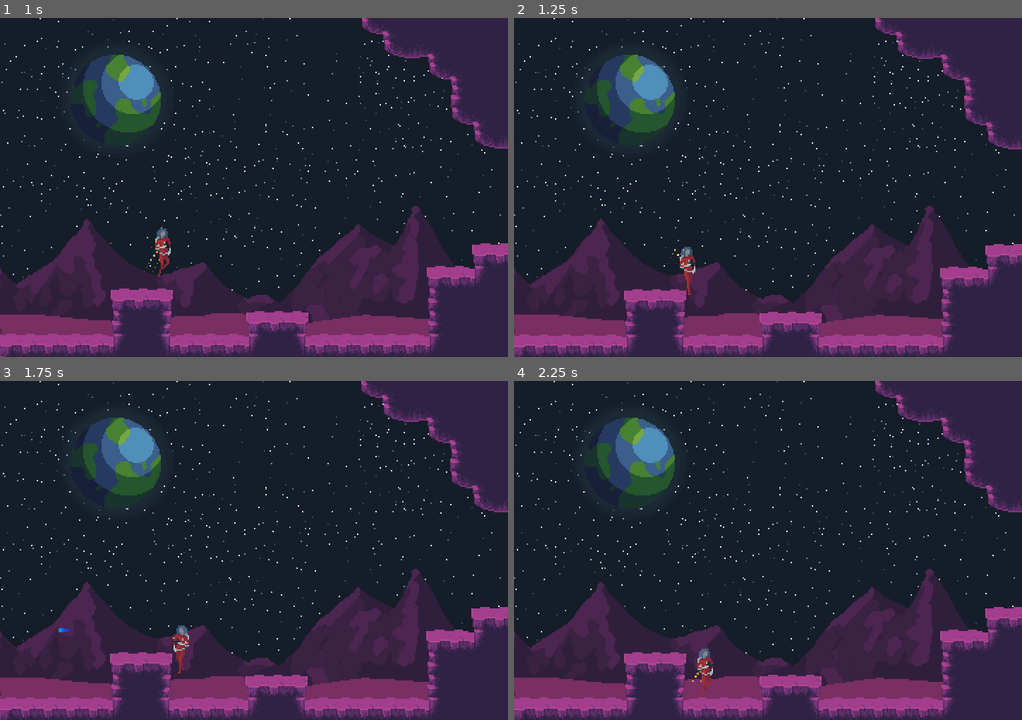
Above: before the commit, frames 1-4 (two rows, left to right).
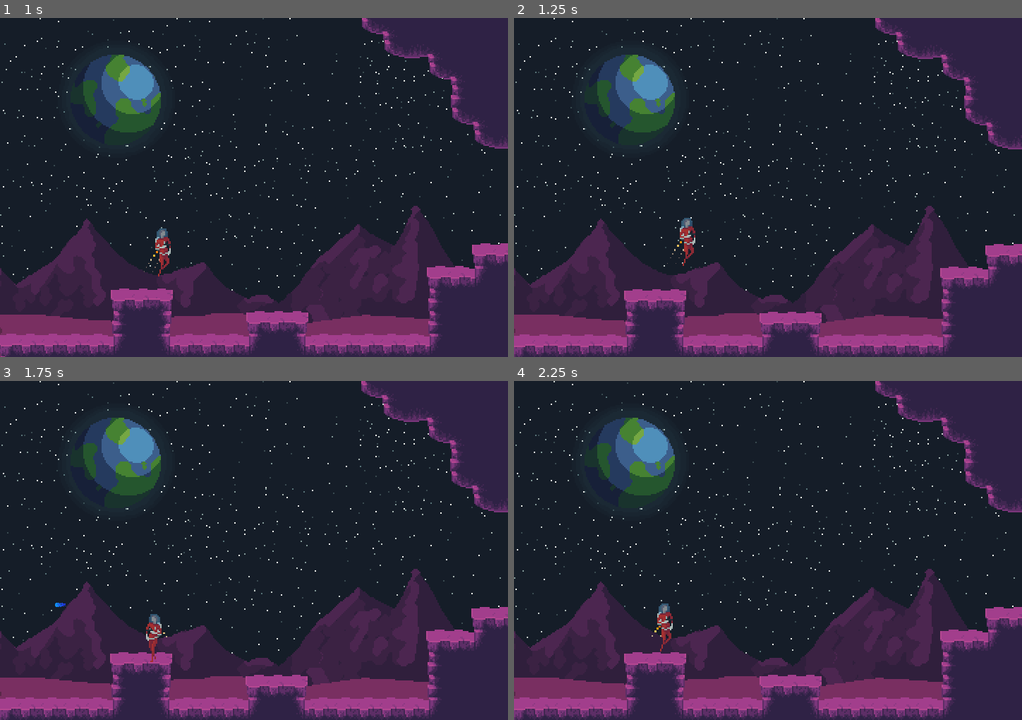
Above: after the commit, the same moments.

Repository: boxoflights/moonshot
Game: Godot game, scene res://Main.tscn
The game is run twice, just before and just after one commit, with the same random seed, the same clock (stepped at 60 frames per second) and the same inputs. Sound files missing from this copy of the repository are replaced by a short silence.
Inputs:
- Up to frame 1 (1 s): hold D (move_right) from 0.53 s (still down); hold Space (jet_impulse) from 0.53 s (still down)
- Up to frame 2 (1.25 s): keep holding D (move_right); keep holding Space (jet_impulse)
- Up to frame 3 (1.75 s): release D (move_right) at 1.28 s; release Space (jet_impulse) at 1.28 s; hold A (move_left) from 1.28 s (still down); tap F (fire) at 1.35 s; tap Space (jet_impulse) at 1.55 s
- Up to frame 4 (2.25 s): release A (move_left) at 2.03 s; hold D (move_right) from 2.03 s (still down); hold Space (jet_impulse) from 2.03 s (still down)

Frame 1 is identical in both runs. In frame 2, 0.4% of the frame differs, in the area x 32-36%, y 58-82%; in frame 3, 0.5%, in the area x 10-38%, y 65-87%; in frame 4, 0.5%.

Commit message:
jetpack sound

Diff:
--- a/Player.gd
+++ b/Player.gd
@@ -16,7 +16,9 @@
 var velocity = Vector2()
 var dir = "right"
 var fire_cooldown_timer = 0
-var jet_impulse_timer = 0
+var jet_impulse_timer = 8
+
+var jetpack_on = false
 
 func get_input(delta):
 
@@ -35,19 +37,25 @@
 
 	if Input.is_action_pressed("jet_impulse"):
 		if jet_impulse_timer > 0:
+			if(!jetpack_on):
+				$SFX/JetIntro.play()
+			jetpack_on = true
 			jet_impulse_timer -= delta
 			jet_left.emitting = true
 			jet_right.emitting = true
 			velocity.y -= GRAVITY + jet_speed
 	else:
+		if(jetpack_on):
+			$SFX/Tween.interpolate_property($SFX/JetLoop,"volume_db",$SFX/JetLoop.volume_db,-90,0.5)
+			$SFX/Tween.interpolate_callback($SFX/JetLoop,0.5,"stop")
+			$SFX/Tween.start()
+		jetpack_on = false
 		if jet_impulse_timer < jet_impulse_time:
 			jet_impulse_timer += delta
 			if jet_impulse_timer > jet_impulse_time:
 				jet_impulse_timer = jet_impulse_time
-
 		jet_left.emitting = false
 		jet_right.emitting = false
-
 	if velocity.y < 0:
 		anim = "jet"
 	elif velocity.x == 0:
@@ -77,3 +85,9 @@
 func _physics_process(delta):
 	get_input(delta)
 	move_and_slide(velocity, Vector2(0, -1))
+
+
+func _on_JetIntro_finished():
+	if(jetpack_on):
+		$SFX/JetLoop.volume_db = 0
+		$SFX/JetLoop.play()
--- a/Player.tscn
+++ b/Player.tscn
@@ -1,174 +1,176 @@
-[gd_scene load_steps=39 format=2]
+[gd_scene load_steps=41 format=2]
 
 [ext_resource path="res://spacedude.v2.2.png" type="Texture" id=1]
 [ext_resource path="res://Player.gd" type="Script" id=2]
+[ext_resource path="res://SFX/jetpack-loop.wav" type="AudioStream" id=3]
+[ext_resource path="res://SFX/jetpack-start.wav" type="AudioStream" id=4]
 
 [sub_resource type="CapsuleShape2D" id=1]
 radius = 7.0
 
-[sub_resource type="Curve" id=35]
+[sub_resource type="Curve" id=2]
 _data = [ Vector2( 0, 1 ), 0.0, 0.0, 0, 0, Vector2( 1, 0.461364 ), 0.0, 0.0, 0, 0 ]
 
-[sub_resource type="Gradient" id=36]
+[sub_resource type="Gradient" id=3]
 offsets = PoolRealArray( 0, 0.192982, 0.374269, 0.74269 )
 colors = PoolColorArray( 0.976471, 0.447059, 0.0470588, 1, 0.929412, 0.694118, 0.0509804, 1, 0.915537, 0.821764, 0.633712, 1, 0.388235, 0.337255, 0.337255, 1 )
 
-[sub_resource type="AtlasTexture" id=2]
+[sub_resource type="AtlasTexture" id=4]
+atlas = ExtResource( 1 )
+region = Rect2( 336, 0, 48, 48 )
+
+[sub_resource type="AtlasTexture" id=5]
+atlas = ExtResource( 1 )
+region = Rect2( 384, 0, 48, 48 )
+
+[sub_resource type="AtlasTexture" id=6]
+atlas = ExtResource( 1 )
+region = Rect2( 432, 0, 48, 48 )
+
+[sub_resource type="AtlasTexture" id=7]
+atlas = ExtResource( 1 )
+region = Rect2( 480, 0, 48, 48 )
+
+[sub_resource type="AtlasTexture" id=8]
+atlas = ExtResource( 1 )
+region = Rect2( 528, 0, 48, 48 )
+
+[sub_resource type="AtlasTexture" id=9]
+atlas = ExtResource( 1 )
+region = Rect2( 576, 0, 48, 48 )
+
+[sub_resource type="AtlasTexture" id=10]
+atlas = ExtResource( 1 )
+region = Rect2( 624, 0, 48, 48 )
+
+[sub_resource type="AtlasTexture" id=11]
 atlas = ExtResource( 1 )
 region = Rect2( 1488, 0, 48, 48 )
 
-[sub_resource type="AtlasTexture" id=3]
-atlas = ExtResource( 1 )
-region = Rect2( 336, 0, 48, 48 )
-
-[sub_resource type="AtlasTexture" id=4]
-atlas = ExtResource( 1 )
-region = Rect2( 384, 0, 48, 48 )
-
-[sub_resource type="AtlasTexture" id=5]
-atlas = ExtResource( 1 )
-region = Rect2( 432, 0, 48, 48 )
-
-[sub_resource type="AtlasTexture" id=6]
-atlas = ExtResource( 1 )
-region = Rect2( 480, 0, 48, 48 )
-
-[sub_resource type="AtlasTexture" id=7]
-atlas = ExtResource( 1 )
-region = Rect2( 528, 0, 48, 48 )
-
-[sub_resource type="AtlasTexture" id=8]
-atlas = ExtResource( 1 )
-region = Rect2( 576, 0, 48, 48 )
-
-[sub_resource type="AtlasTexture" id=9]
-atlas = ExtResource( 1 )
-region = Rect2( 624, 0, 48, 48 )
-
-[sub_resource type="AtlasTexture" id=10]
+[sub_resource type="AtlasTexture" id=12]
+atlas = ExtResource( 1 )
+region = Rect2( 1440, 0, 48, 48 )
+
+[sub_resource type="AtlasTexture" id=13]
 atlas = ExtResource( 1 )
 region = Rect2( 672, 0, 48, 48 )
 
-[sub_resource type="AtlasTexture" id=11]
+[sub_resource type="AtlasTexture" id=14]
 atlas = ExtResource( 1 )
 region = Rect2( 720, 0, 48, 48 )
 
-[sub_resource type="AtlasTexture" id=12]
+[sub_resource type="AtlasTexture" id=15]
 atlas = ExtResource( 1 )
 region = Rect2( 768, 0, 48, 48 )
 
-[sub_resource type="AtlasTexture" id=13]
+[sub_resource type="AtlasTexture" id=16]
 atlas = ExtResource( 1 )
 region = Rect2( 816, 0, 48, 48 )
 
-[sub_resource type="AtlasTexture" id=14]
+[sub_resource type="AtlasTexture" id=17]
 atlas = ExtResource( 1 )
 region = Rect2( 864, 0, 48, 48 )
 
-[sub_resource type="AtlasTexture" id=15]
+[sub_resource type="AtlasTexture" id=18]
 atlas = ExtResource( 1 )
 region = Rect2( 912, 0, 48, 48 )
 
-[sub_resource type="AtlasTexture" id=16]
+[sub_resource type="AtlasTexture" id=19]
 atlas = ExtResource( 1 )
 region = Rect2( 960, 0, 48, 48 )
 
-[sub_resource type="AtlasTexture" id=17]
+[sub_resource type="AtlasTexture" id=20]
 atlas = ExtResource( 1 )
 region = Rect2( 1008, 0, 48, 48 )
 
-[sub_resource type="AtlasTexture" id=18]
+[sub_resource type="AtlasTexture" id=21]
 atlas = ExtResource( 1 )
 region = Rect2( 0, 0, 48, 48 )
 
-[sub_resource type="AtlasTexture" id=19]
+[sub_resource type="AtlasTexture" id=22]
 atlas = ExtResource( 1 )
 region = Rect2( 48, 0, 48, 48 )
 
-[sub_resource type="AtlasTexture" id=20]
+[sub_resource type="AtlasTexture" id=23]
 atlas = ExtResource( 1 )
 region = Rect2( 96, 0, 48, 48 )
 
-[sub_resource type="AtlasTexture" id=21]
+[sub_resource type="AtlasTexture" id=24]
 atlas = ExtResource( 1 )
 region = Rect2( 144, 0, 48, 48 )
 
-[sub_resource type="AtlasTexture" id=22]
+[sub_resource type="AtlasTexture" id=25]
 atlas = ExtResource( 1 )
 region = Rect2( 192, 0, 48, 48 )
 
-[sub_resource type="AtlasTexture" id=23]
+[sub_resource type="AtlasTexture" id=26]
 atlas = ExtResource( 1 )
 region = Rect2( 240, 0, 48, 48 )
 
-[sub_resource type="AtlasTexture" id=24]
+[sub_resource type="AtlasTexture" id=27]
 atlas = ExtResource( 1 )
 region = Rect2( 288, 0, 48, 48 )
 
-[sub_resource type="AtlasTexture" id=25]
-atlas = ExtResource( 1 )
-region = Rect2( 1440, 0, 48, 48 )
-
-[sub_resource type="AtlasTexture" id=26]
+[sub_resource type="AtlasTexture" id=28]
 atlas = ExtResource( 1 )
 region = Rect2( 1056, 0, 48, 48 )
 
-[sub_resource type="AtlasTexture" id=27]
+[sub_resource type="AtlasTexture" id=29]
 atlas = ExtResource( 1 )
 region = Rect2( 1104, 0, 48, 48 )
 
-[sub_resource type="AtlasTexture" id=28]
+[sub_resource type="AtlasTexture" id=30]
 atlas = ExtResource( 1 )
 region = Rect2( 1152, 0, 48, 48 )
 
-[sub_resource type="AtlasTexture" id=29]
+[sub_resource type="AtlasTexture" id=31]
 atlas = ExtResource( 1 )
 region = Rect2( 1200, 0, 48, 48 )
 
-[sub_resource type="AtlasTexture" id=30]
+[sub_resource type="AtlasTexture" id=32]
 atlas = ExtResource( 1 )
 region = Rect2( 1248, 0, 48, 48 )
 
-[sub_resource type="AtlasTexture" id=31]
+[sub_resource type="AtlasTexture" id=33]
 atlas = ExtResource( 1 )
 region = Rect2( 1296, 0, 48, 48 )
 
-[sub_resource type="AtlasTexture" id=32]
+[sub_resource type="AtlasTexture" id=34]
 atlas = ExtResource( 1 )
 region = Rect2( 1344, 0, 48, 48 )
 
-[sub_resource type="AtlasTexture" id=33]
+[sub_resource type="AtlasTexture" id=35]
 atlas = ExtResource( 1 )
 region = Rect2( 1392, 0, 48, 48 )
 
-[sub_resource type="SpriteFrames" id=34]
+[sub_resource type="SpriteFrames" id=36]
 animations = [ {
-"frames": [ SubResource( 2 ) ],
+"frames": [ SubResource( 4 ), SubResource( 5 ), SubResource( 6 ), SubResource( 7 ), SubResource( 8 ), SubResource( 9 ), SubResource( 10 ) ],
+"loop": true,
+"name": "idle_left",
+"speed": 10.0
+}, {
+"frames": [ SubResource( 11 ) ],
 "loop": true,
 "name": "jet_left",
 "speed": 10.0
 }, {
-"frames": [ SubResource( 3 ), SubResource( 4 ), SubResource( 5 ), SubResource( 6 ), SubResource( 7 ), SubResource( 8 ), SubResource( 9 ) ],
-"loop": true,
-"name": "idle_left",
-"speed": 10.0
-}, {
-"frames": [ SubResource( 10 ), SubResource( 11 ), SubResource( 12 ), SubResource( 13 ), SubResource( 14 ), SubResource( 15 ), SubResource( 16 ), SubResource( 17 ) ],
+"frames": [ SubResource( 12 ) ],
+"loop": true,
+"name": "jet_right",
+"speed": 10.0
+}, {
+"frames": [ SubResource( 13 ), SubResource( 14 ), SubResource( 15 ), SubResource( 16 ), SubResource( 17 ), SubResource( 18 ), SubResource( 19 ), SubResource( 20 ) ],
 "loop": true,
 "name": "walk_right",
 "speed": 10.0
 }, {
-"frames": [ SubResource( 18 ), SubResource( 19 ), SubResource( 20 ), SubResource( 21 ), SubResource( 22 ), SubResource( 23 ), SubResource( 24 ) ],
+"frames": [ SubResource( 21 ), SubResource( 22 ), SubResource( 23 ), SubResource( 24 ), SubResource( 25 ), SubResource( 26 ), SubResource( 27 ) ],
 "loop": true,
 "name": "idle_right",
 "speed": 10.0
 }, {
-"frames": [ SubResource( 25 ) ],
-"loop": true,
-"name": "jet_right",
-"speed": 10.0
-}, {
-"frames": [ SubResource( 26 ), SubResource( 27 ), SubResource( 28 ), SubResource( 29 ), SubResource( 30 ), SubResource( 31 ), SubResource( 32 ), SubResource( 33 ) ],
+"frames": [ SubResource( 28 ), SubResource( 29 ), SubResource( 30 ), SubResource( 31 ), SubResource( 32 ), SubResource( 33 ), SubResource( 34 ), SubResource( 35 ) ],
 "loop": true,
 "name": "walk_left",
 "speed": 10.0
@@ -203,13 +205,13 @@
 direction = Vector2( 0, 1 )
 scale_amount = 1.5
 scale_amount_random = 0.1
-scale_amount_curve = SubResource( 35 )
-color_ramp = SubResource( 36 )
+scale_amount_curve = SubResource( 2 )
+color_ramp = SubResource( 3 )
 
 [node name="AnimatedSprite" type="AnimatedSprite" parent="."]
-frames = SubResource( 34 )
+frames = SubResource( 36 )
 animation = "walk_left"
-frame = 1
+frame = 4
 playing = true
 
 [node name="MuzzleLeft" type="Position2D" parent="."]
@@ -217,3 +219,14 @@
 
 [node name="MuzzleRight" type="Position2D" parent="."]
 position = Vector2( 16, 2 )
+
+[node name="SFX" type="Node2D" parent="."]
+
+[node name="JetIntro" type="AudioStreamPlayer" parent="SFX"]
+stream = ExtResource( 4 )
+
+[node name="JetLoop" type="AudioStreamPlayer" parent="SFX"]
+stream = ExtResource( 3 )
+
+[node name="Tween" type="Tween" parent="SFX"]
+[connection signal="finished" from="SFX/JetIntro" to="." method="_on_JetIntro_finished"]
Not shown: 1 places in Player.tscn that only renumber resources
Not shown, added: SFX/jetpack-loop.wav.import
Not shown, added: SFX/jetpack-start.wav.import
Not shown, added: SFX/jetpack-loop.wav
Not shown, added: SFX/jetpack-start.wav
